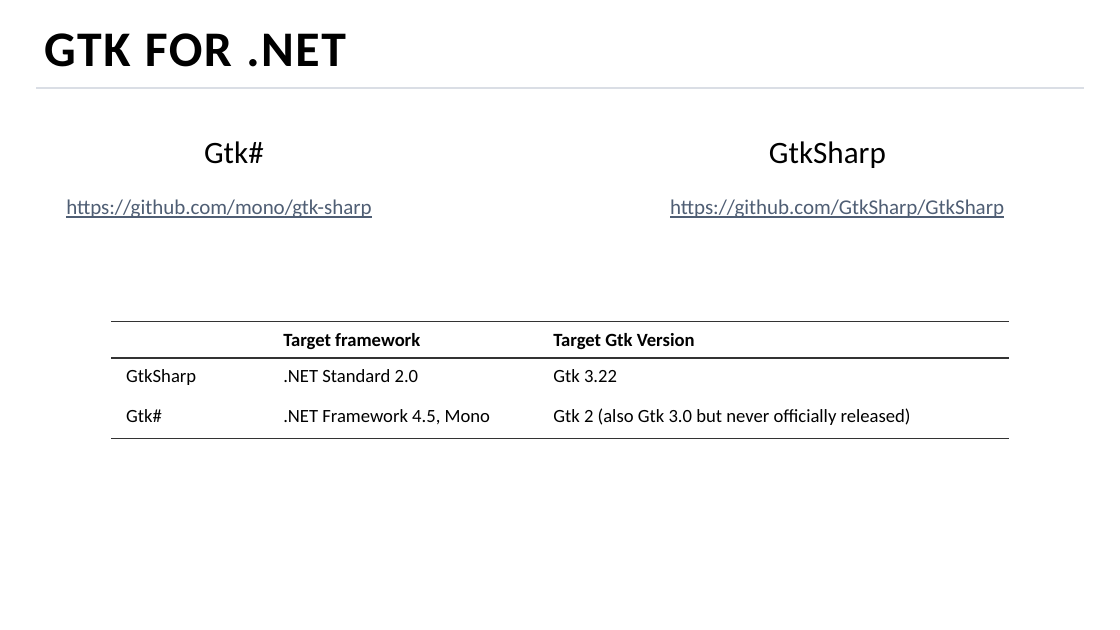
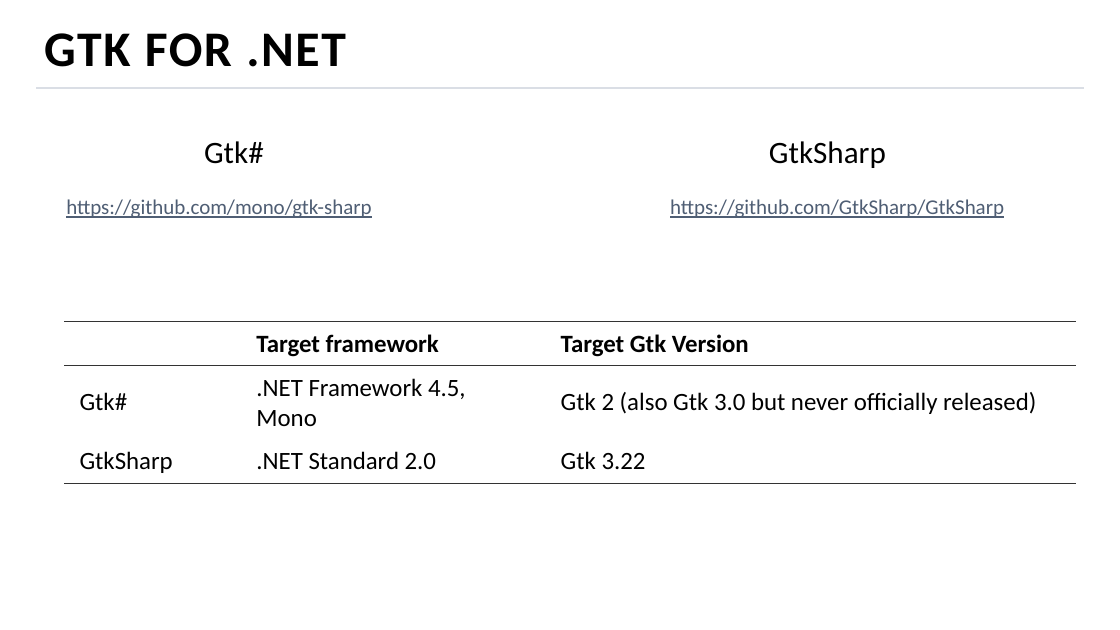
Before and after one commit to MihailRomanov/TechTalks_GUI_in_Net, a slide deck: slide 12 of presentation.pptx (slide 11 before the commit). Drawn at 1120x630 pixels with LibreOffice and Linux fonts; fonts in the diff are those of the drawing; background and template pictures are left out. Boxes give left, top, right and bottom in pixels: in the first picture for what was removed or moved away, otherwise in the second. Text is boxed around its words. In the diff, an @@ line names an element or a change of style, - is before the commit and + after.

Commit message:
Update presentation

```diff
--- a/presentation.pptx
+++ b/presentation.pptx
@@ table at (x1=64, y1=321, x2=1076, y2=484) @@
+row 2: Gtk# | .NET Framework 4.5, Mono | Gtk 2 (also Gtk 3.0 but never officially released)
-row 3: Gtk# | .NET Framework 4.5, Mono | Gtk 2 (also Gtk 3.0 but never officially released)
@@ size 12 to 16 pt in "Target framework", "Target Gtk Version" @@
@@ table resized from (x1=111, y1=321, x2=1009, y2=439) to (x1=64, y1=321, x2=1076, y2=484) @@
```
Also in this commit, not shown: 3 other slides changed, 10 slides added, 4 slides removed.
